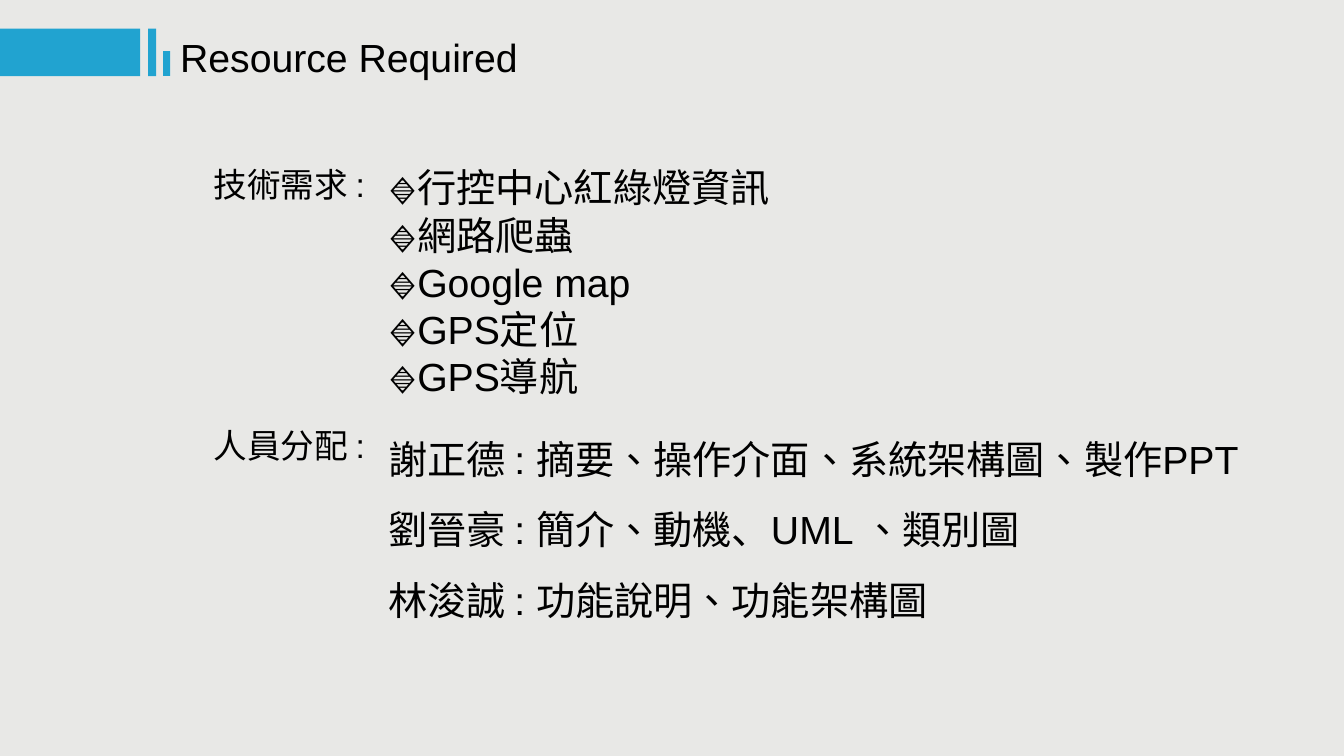
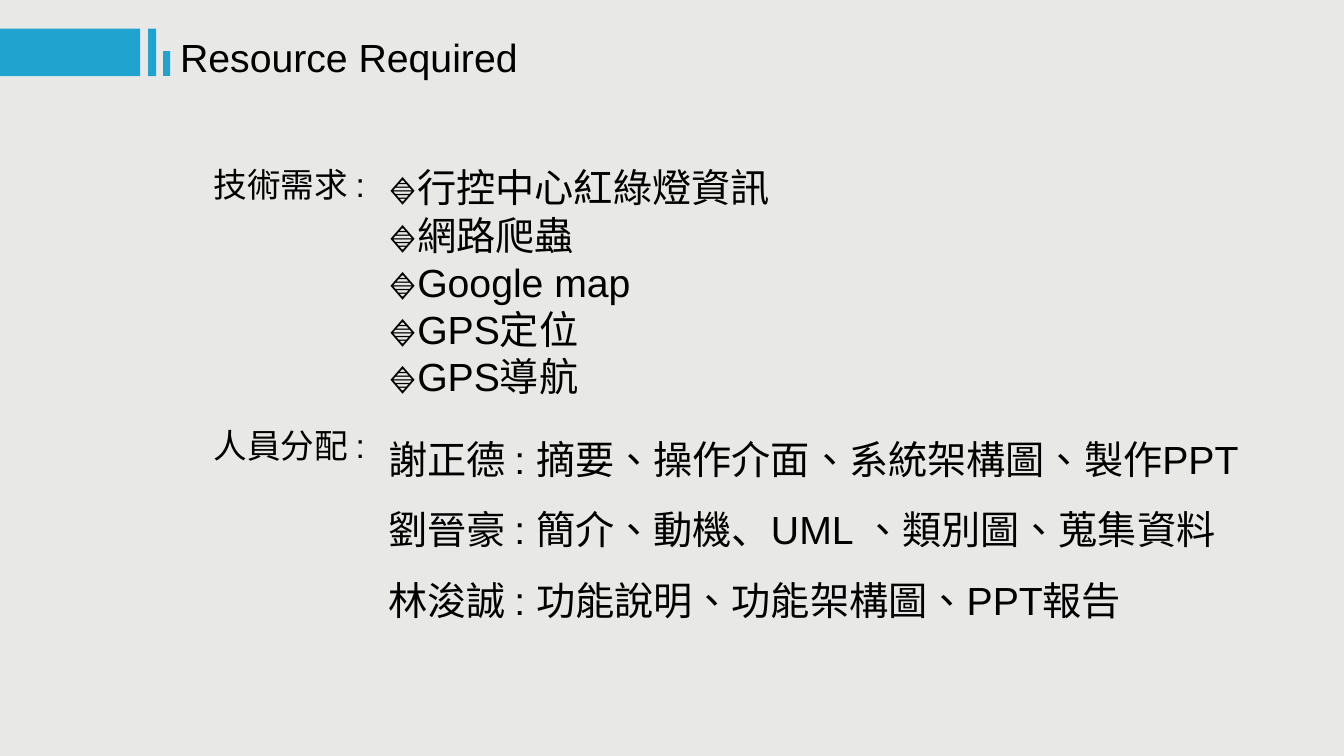
Before and after one commit to asps86101/107_SE_Team_6, a slide deck: slide 17 of 軟體工程期末報告第六組.pptx (slide 15 before the commit). Drawn at 1344x756 pixels with LibreOffice and Linux fonts; fonts in the diff are those of the drawing. Boxes give left, top, right and bottom in pixels: in the first picture for what was removed or moved away, otherwise in the second. Text is boxed around its words. In the diff, an @@ line names an element or a change of style, - is before the commit and + after.

Commit message:
劉晉豪
更改PPT

```diff
--- a/軟體工程期末報告第六組.pptx
+++ b/軟體工程期末報告第六組.pptx
@@ text at (388,511,1215,619): text changed @@
-劉晉豪 : 簡介、動機、UML 、類別圖
-林浚誠 : 功能說明、功能架構圖
+劉晉豪 : 簡介、動機、UML 、類別圖、蒐集資料
+林浚誠 : 功能說明、功能架構圖、PPT報告
```
Also in this commit, not shown: 3 other slides changed, 5 slides added, 1 slide removed.
